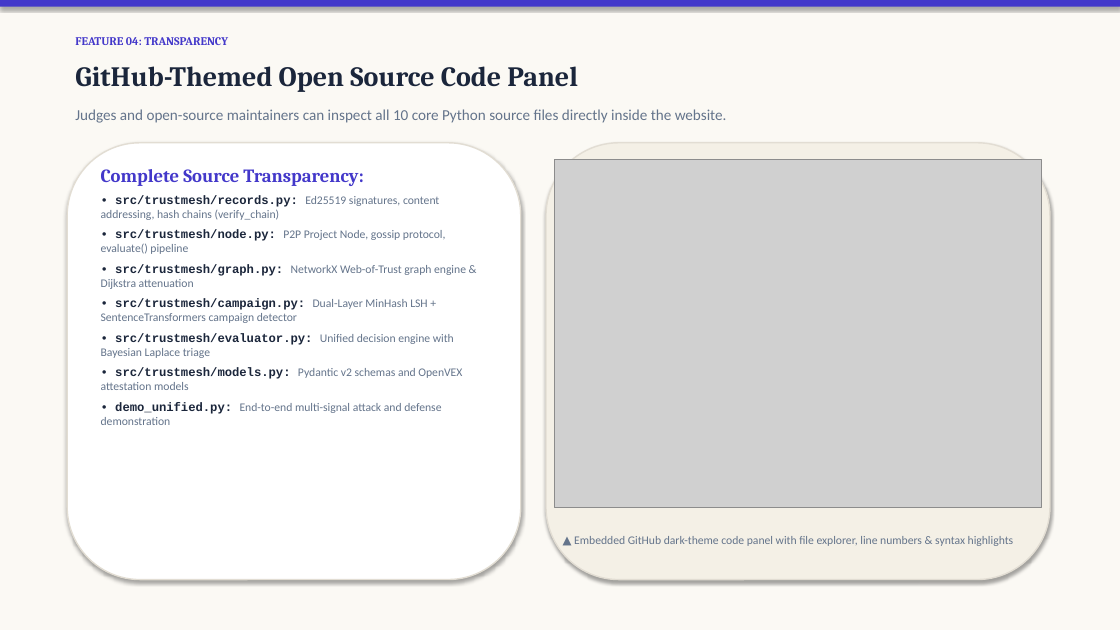
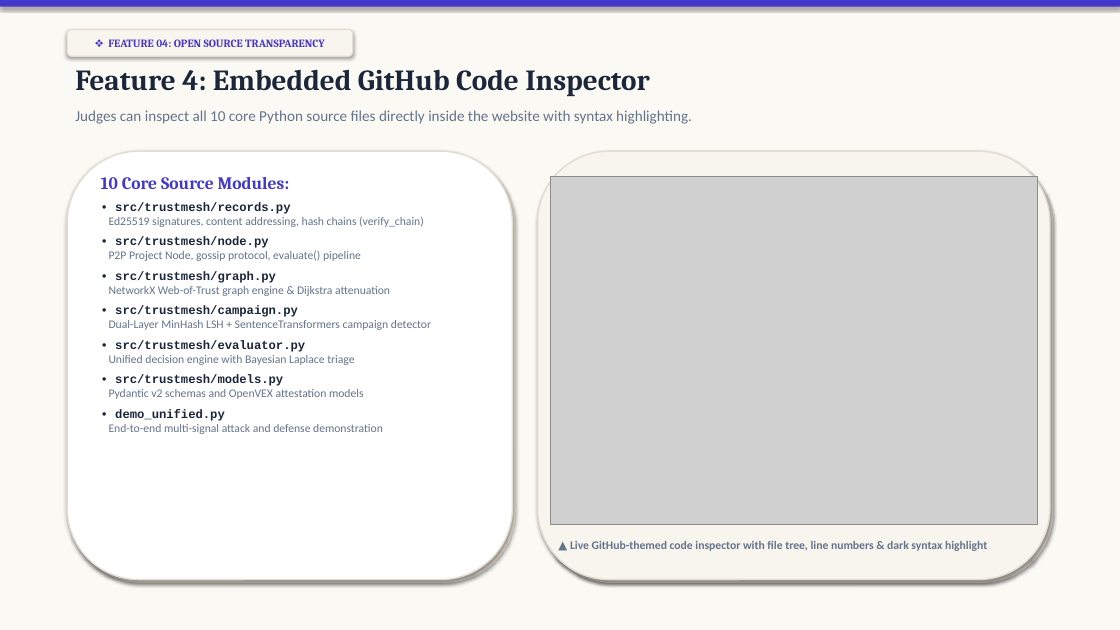
Before and after one commit to dhruvv26420-jpg/Check_All_In, a slide deck: slide 7 of Check_All_In.pptx (slide 6 before the commit). Drawn at 1120x630 pixels with LibreOffice and Linux fonts; fonts in the diff are those of the drawing; grey boxes stand for pictures. Boxes give left, top, right and bottom in pixels: in the first picture for what was removed or moved away, otherwise in the second. Text is boxed around its words. In the diff, an @@ line names an element or a change of style, - is before the commit and + after.

Commit message:
feat: enhance Check_All_In.pptx with tactile paper styling, storytelling personas, and live website visuals

```diff
--- a/Check_All_In.pptx
+++ b/Check_All_In.pptx
@@ rounded rectangle "❖ FEATURE 04: OPEN SOURCE ..." resized from (x1=75, y1=37, x2=228, y2=45) to (x1=67, y1=29, x2=353, y2=56) @@
@@ rounded rectangle "❖ FEATURE 04: OPEN SOURCE ..." at (x1=67, y1=29, x2=353, y2=56): vertical alignment top to middle; fill none to #F8F5EE; outline none to #E2DDD3 1 pt; shadow on @@
@@ text in rounded rectangle at (x1=108, y1=39, x2=325, y2=47): text changed; size 10 to 9.5 pt @@
-FEATURE 04: TRANSPARENCY
+❖ FEATURE 04: OPEN SOURCE TRANSPARENCY
@@ text at (x1=75, y1=69, x2=650, y2=96): text changed; size 24 to 25 pt @@
-GitHub-Themed Open Source Code Panel
+Feature 4: Embedded GitHub Code Inspector
@@ text at (x1=75, y1=110, x2=692, y2=124): text changed @@
-Judges and open-source maintainers can inspect all 10 core Python source files directly inside the website.
+Judges can inspect all 10 core Python source files directly inside the website with syntax highlighting.
@@ rounded rectangle added at (x1=67, y1=151, x2=513, y2=580), fill #FFFFFF, outline #E2DDD3 1.2 pt @@
@@ rounded rectangle resized from (x1=67, y1=143, x2=521, y2=580) to (x1=71, y1=155, x2=516, y2=583) @@
@@ rounded rectangle at (x1=71, y1=155, x2=516, y2=583): fill #FFFFFF to #DCD5C9; outline #E2DDD3 1.2 pt to none @@
@@ text at (x1=101, y1=177, x2=431, y2=434): text changed @@
-Complete Source Transparency:
-• src/trustmesh/records.py: Ed25519 signatures, content addressing, hash chains (verify_chain)
-• src/trustmesh/node.py: P2P Project Node, gossip protocol, evaluate() pipeline
-• src/trustmesh/graph.py: NetworkX Web-of-Trust graph engine & Dijkstra attenuation
-• src/trustmesh/campaign.py: Dual-Layer MinHash LSH + SentenceTransformers campaign detector
-• src/trustmesh/evaluator.py: Unified decision engine with Bayesian Laplace triage
-• src/trustmesh/models.py: Pydantic v2 schemas and OpenVEX attestation models
-• demo_unified.py: End-to-end multi-signal attack and defense demonstration
+10 Core Source Modules:
+• src/trustmesh/records.py
+Ed25519 signatures, content addressing, hash chains (verify_chain)
+• src/trustmesh/node.py
+P2P Project Node, gossip protocol, evaluate() pipeline
+• src/trustmesh/graph.py
+NetworkX Web-of-Trust graph engine & Dijkstra attenuation
+• src/trustmesh/campaign.py
+Dual-Layer MinHash LSH + SentenceTransformers campaign detector
+• src/trustmesh/evaluator.py
+Unified decision engine with Bayesian Laplace triage
+• src/trustmesh/models.py
+Pydantic v2 schemas and OpenVEX attestation models
+• demo_unified.py
+End-to-end multi-signal attack and defense demonstration
@@ rounded rectangle resized from (x1=546, y1=143, x2=1050, y2=580) to (x1=538, y1=151, x2=1050, y2=580) @@
@@ rounded rectangle at (x1=538, y1=151, x2=1050, y2=580): fill #F4F0E6 to #F8F5EE @@
@@ rounded rectangle added at (x1=541, y1=155, x2=1054, y2=583), fill #DCD5C9 @@
@@ picture moved from (x1=555, y1=160, x2=1042, y2=507) to (x1=550, y1=176, x2=1038, y2=524) @@
@@ text at (x1=570, y1=541, x2=987, y2=551): text changed; bold on @@
-▲ Embedded GitHub dark-theme code panel with file explorer, line numbers & syntax highlights
+▲ Live GitHub-themed code inspector with file tree, line numbers & dark syntax highlight
```
Also in this commit, not shown: 6 other slides changed, 3 slides added, 3 slides removed, 1 other file.
